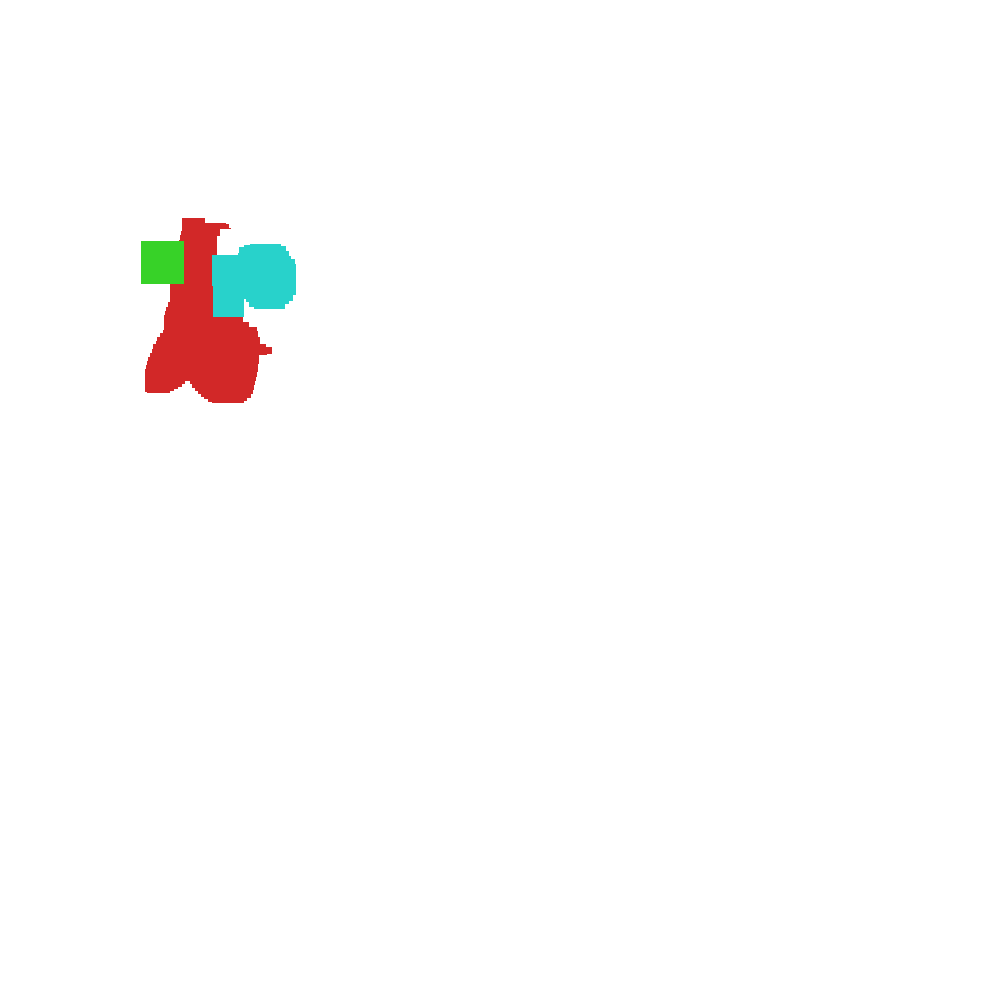
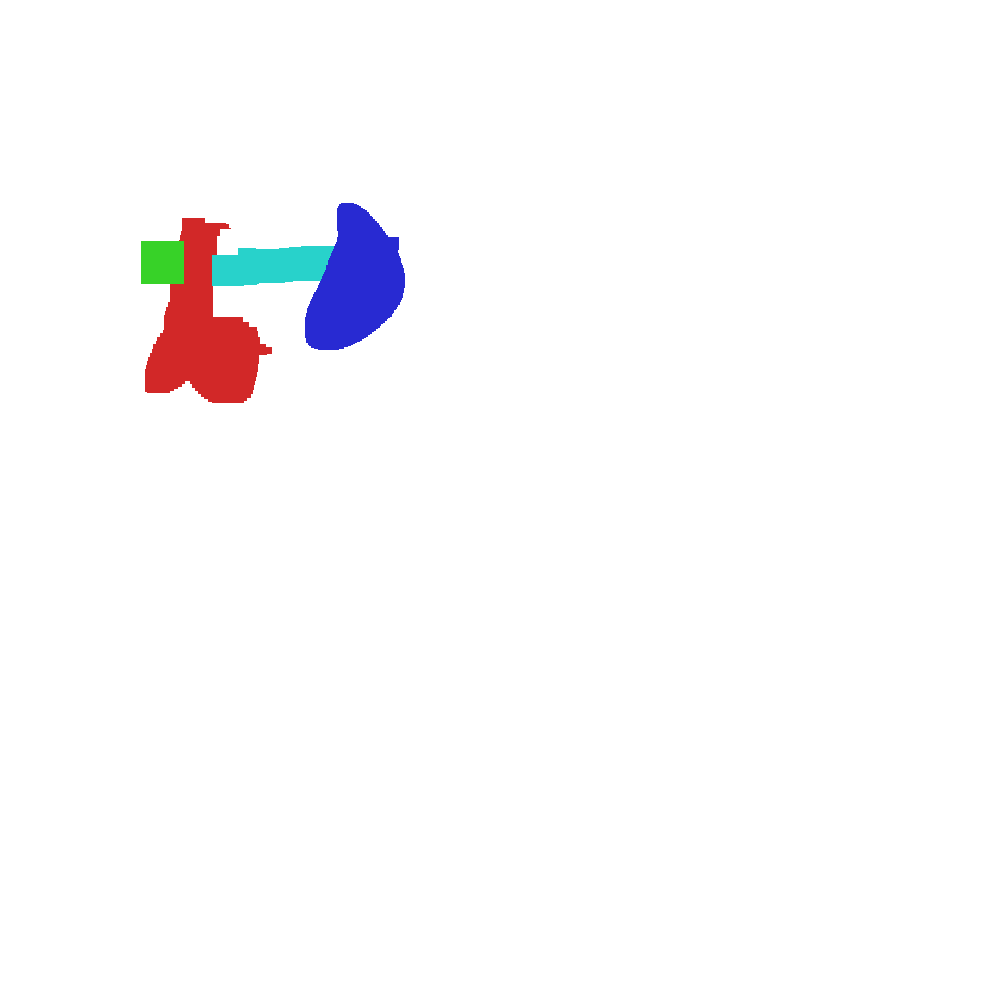
The second (1000, 1000) image is a revision of the first. Changes to its layers:
painted on "stressmap.bmp" over (213, 203, 405, 350)
